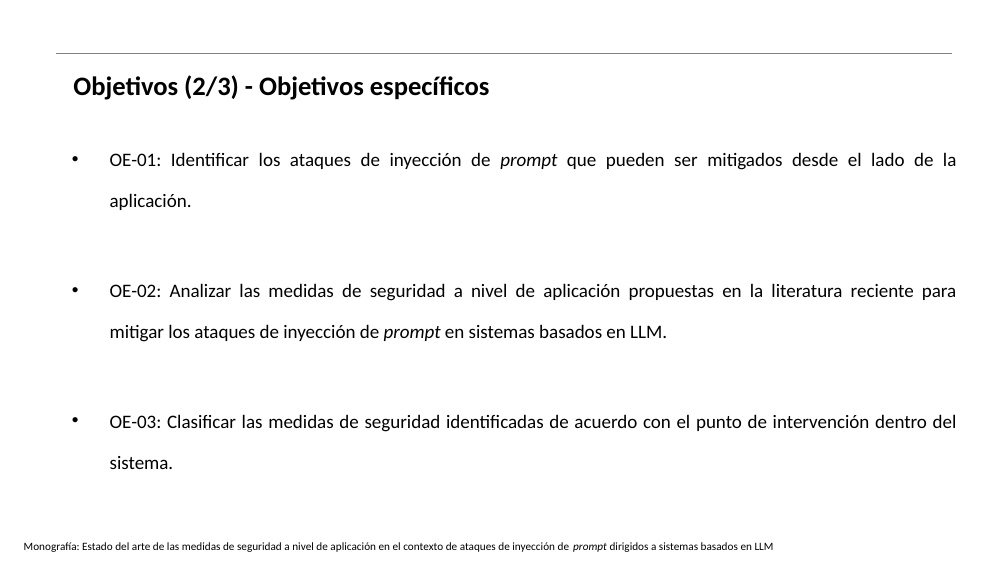
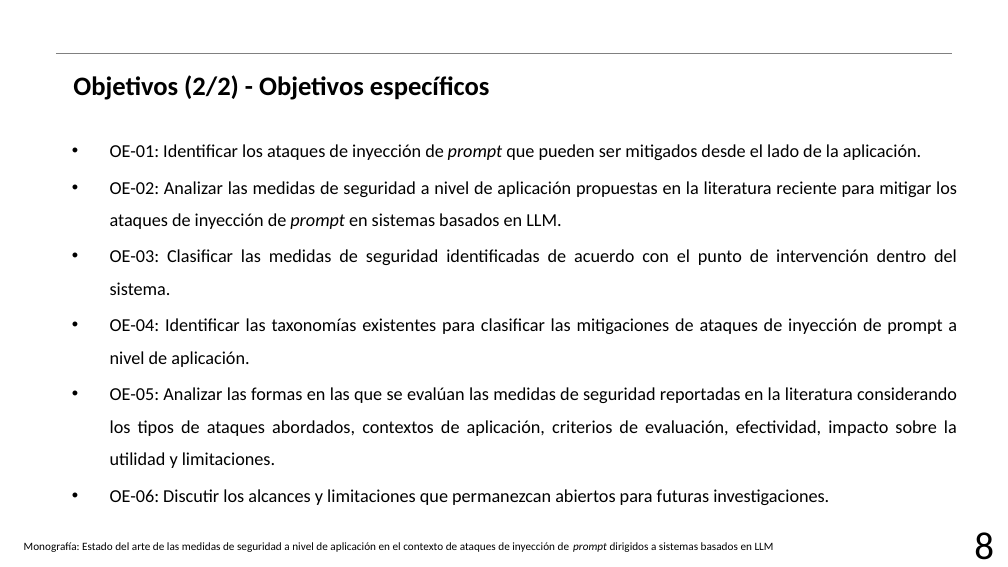
Before and after one commit to AJRx26/semestreVII, a slide deck: slide 9 of proyectoguiado/protocoloinvestigacion/18_NunezSanchezAbraham.pptx (slide 10 before the commit). Drawn at 1008x567 pixels with LibreOffice and Linux fonts; fonts in the diff are those of the drawing; background and template pictures are left out. Boxes give left, top, right and bottom in pixels: in the first picture for what was removed or moved away, otherwise in the second. Text is boxed around its words. In the diff, an @@ line names an element or a change of style, - is before the commit and + after.

```diff
--- a/proyectoguiado/protocoloinvestigacion/18_NunezSanchezAbraham.pptx
+++ b/proyectoguiado/protocoloinvestigacion/18_NunezSanchezAbraham.pptx
@@ text at (x1=73, y1=75, x2=490, y2=100): text changed @@
-Objetivos (2/3) - Objetivos específicos
+Objetivos (2/2) - Objetivos específicos
@@ text at (x1=110, y1=144, x2=957, y2=295): size 13.6 to 12.9 pt in "OE-01: Identificar los ataques de inyección de ...", "OE-02: Analizar las medidas de seguridad a ...", "OE-03: Clasificar las medidas de seguridad identificadas ..."; line spacing 1.8 to 1.5 @@
@@ text at (x1=110, y1=318, x2=957, y2=505): paragraphs added @@
+• OE-04: Identificar las taxonomías existentes para clasificar las mitigaciones de ataques de inyección de prompt a nivel de aplicación.
+• OE-05: Analizar las formas en las que se evalúan las medidas de seguridad reportadas en la literatura considerando los tipos de ataques abordados, contextos de aplicación, criterios de evaluación, efectividad, impacto sobre la utilidad y limitaciones.
+• OE-06: Discutir los alcances y limitaciones que permanezcan abiertos para futuras investigaciones.
@@ text added at (x1=974, y1=532, x2=994, y2=560), 27.8 pt, text #000000 @@
+8
```
Also in this commit, not shown: 14 other slides changed, 1 slide added, 3 slides removed, 5 other files.
